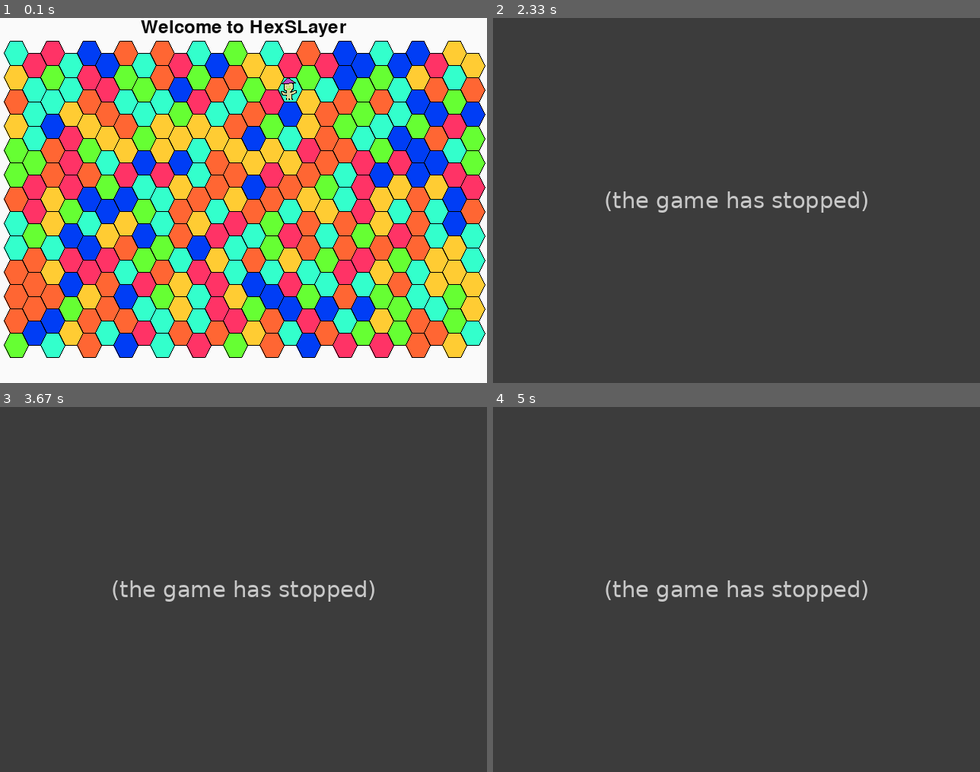
Above: before the commit, frames 1-4 (two rows, left to right).
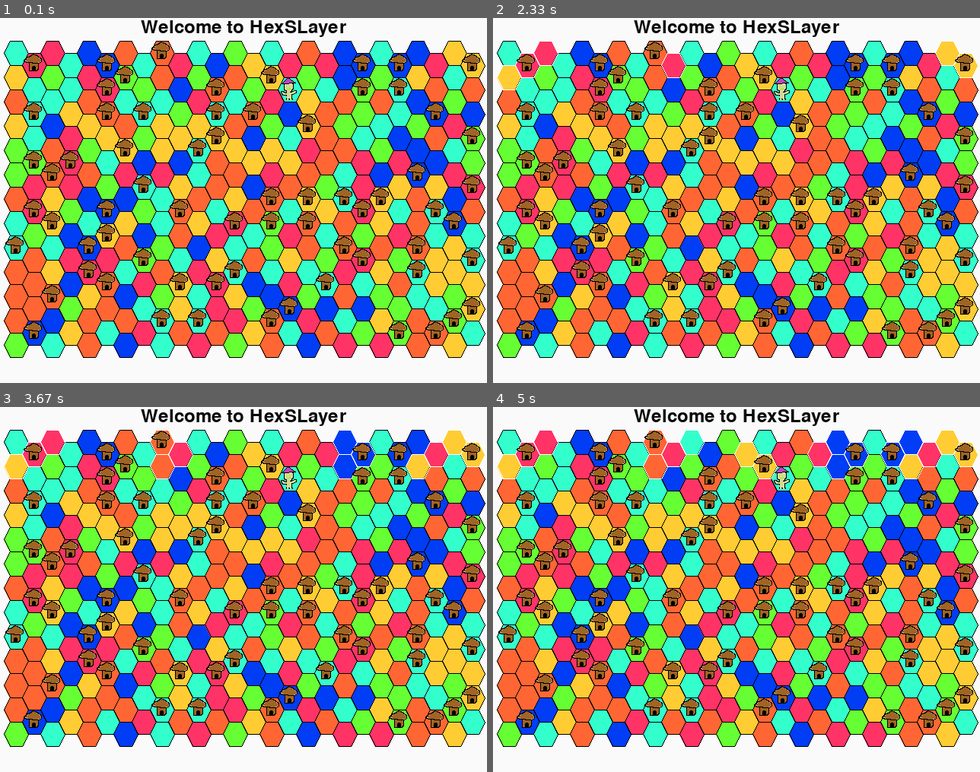
Above: after the commit, the same moments.

Repository: StephenFluin/HexSLayer
Game: pygame game, started from hexslayer.py
Same seed, same stepped clock (60 frames per second), same inputs: the game is played once before the commit and once after it. The source is Python 2; it was converted automatically to run under Python 3.
Inputs (mouse positions are in pixels of both pictures, inside the frame that each line leads up to):
- Up to frame 1 (0.1 s): no input
- Up to frame 2 (2.33 s): press the mouse at (736, 222) at 0.37 s; move the mouse to (678, 215) at 0.47 s; release the mouse at (619, 204) at 0.6 s; press the mouse at (736, 222) at 0.7 s; move the mouse to (673, 145) at 0.8 s; release the mouse at (609, 65) at 0.93 s; press the mouse at (673, 65) at 1.03 s; move the mouse to (794, 200) at 1.13 s; release the mouse at (921, 339) at 1.27 s; press the mouse at (546, 54) at 1.37 s; move the mouse to (585, 185) at 1.47 s; release the mouse at (629, 317) at 1.6 s; press the mouse at (507, 76) at 1.7 s; move the mouse to (556, 167) at 1.8 s; release the mouse at (600, 258) at 1.93 s; press the mouse at (965, 65) at 2.03 s; move the mouse to (941, 61) at 2.13 s; release the mouse at (916, 61) at 2.27 s
- Up to frame 3 (3.67 s): press the mouse at (345, 443) at 2.37 s; move the mouse to (282, 447) at 2.47 s; release the mouse at (219, 454) at 2.6 s; press the mouse at (418, 465) at 2.7 s; move the mouse to (389, 476) at 2.8 s; release the mouse at (365, 487) at 2.93 s; press the mouse at (438, 454) at 3.03 s; move the mouse to (360, 509) at 3.13 s; release the mouse at (282, 567) at 3.27 s; press the mouse at (160, 443) at 3.37 s; move the mouse to (150, 523) at 3.47 s; release the mouse at (141, 604) at 3.6 s
- Up to frame 4 (5 s): press the mouse at (892, 454) at 3.7 s; move the mouse to (829, 469) at 3.8 s; release the mouse at (760, 487) at 3.93 s; press the mouse at (746, 454) at 4.03 s; move the mouse to (653, 538) at 4.13 s; release the mouse at (561, 626) at 4.27 s; press the mouse at (819, 454) at 4.37 s; move the mouse to (702, 516) at 4.47 s; release the mouse at (580, 582) at 4.6 s; press the mouse at (692, 443) at 4.7 s; move the mouse to (804, 567) at 4.8 s; release the mouse at (916, 695) at 4.93 s

The runs differ from the first frame. In frame 1, 7.5% of the frame differs, in the area x 1-99%, y 6-88%; in frame 2, 100%, in the area x 0-100%, y 0-100%; in frame 3, 100%; in frame 4, 100%.
Error before the commit: IndexError: list index out of range (hexslayer.py line 163); the game stopped at 2.03 s (later frames are placeholders)

Commit message:
Added villages and village resolution.

Diff:
--- a/hexslayer.py
+++ b/hexslayer.py
@@ -19,13 +19,17 @@
 background = background.convert()
 background.fill((250, 250, 250))
 
+renders = []
+
 selected = None
+
+
 class Pawn(pygame.sprite.Sprite):
 	def __init__(self,gameMap,x,y):
 		self.gameMap = gameMap
 		pygame.sprite.Sprite.__init__(self)
 		self.x,self.y = convertGridPosition(self.gameMap,x,y)
-		self.image = pygame.image.load("wizard.png");
+		self.image = pygame.image.load("wizard.png")
 		self.startTile = None
 	def setPos(self,x,y):
 		self.x,self.y = convertGridPosition(self.gameMap,x,y)
@@ -33,13 +37,20 @@
 		self.gameMap.getTile((x,y)).pawn = self
 		self.gameMap.getTile((x,y)).draw()
 	def attack(self,x,y):
-		print "Testing if we can attack this tile"
-		print "Returning the pawn to " , self.startTile.xloc,"X",self.startTile.yloc
+		#print "Testing if we can attack this tile"
+		#print "Returning the pawn to " , self.startTile.xloc,"X",self.startTile.yloc
 		tiles = self.gameMap.getTileSet((self.startTile.xloc,self.startTile.yloc))
 		for tile in tiles:
 			if(tile.isAdjacent((x,y))):
 				#The attacked tile is adjacent to a tile in our starting set
+				if self.gameMap.getTile((x,y)).village:
+					if (self.gameMap.getTile((x,y)).player != self.startTile.player):
+						renders.remove(self.gameMap.getTile((x,y)).village)
+						self.gameMap.getTile((x,y)).village = None
+					else:
+						return False
 				self.gameMap.getTile((x,y)).setPlayer(self.startTile.player)
+				self.gameMap.cleanUpGame()
 				return True
 		return False
 
@@ -48,6 +59,14 @@
 	def __init__(self,gameMap,xloc,yloc):
 		Pawn.__init__(self,gameMap,xloc,yloc)
 
+class Village(pygame.sprite.Sprite):
+	def __init__(self,gameMap,xloc,yloc):
+		pygame.sprite.Sprite.__init__(self)
+		self.x,self.y = convertGridPosition(gameMap,xloc,yloc)
+		self.xloc = xloc
+		self.yloc = yloc
+		self.image = pygame.image.load("village.png")
+		renders.append(self)
 
 
 class Tile(pygame.sprite.Sprite):
@@ -61,6 +80,8 @@
 		self.rect = self.draw()
 		self.selected = False
 		self.pawn = None
+		self.village = None
+		self.gameMap = gameMap
 
 
 	def setPlayer(self,player):
@@ -100,7 +121,7 @@
 		for dir in range(6):
 			target = self.getAdjacent(dir)
 			if(target == point):
-				print "Target was adjacent to this square"
+				#print "Target was adjacent to this square"
 				return True
 		return False
 
@@ -143,22 +164,26 @@
 			retval = clickedTile.pawn
 
 		selectedSet = self.getTileSet((x,y))
+		shouldDeselect = clickedTile.selected
 		if not retval:
 			for tile in selectedSet:
-				if(tile.selected == 0):
+				if(shouldDeselect):
+					tile.deselect()
+					print "Deselecting tile"
+				else:
 					tile.select()
-				else:
-					tile.deselect()
+					print "Selecting tile"
 
 		return retval
 
 	def hexDropped(self,carry,x,y):
 		clickedTile = self.tiles[y][x]
 		carry.setPos(x,y)
-		print "Set the position of the carry to ",x,"X",y
+		#print "Set the position of the carry to ",x,"X",y
 
 	def getTile(self,point):
-		if point[1] < 0 or point[1] >= self.height or point[0] < 0 or point[0] > self.width:
+		#print "Looking for",point
+		if point[1] < 0 or point[1] >= self.height or point[0] < 0 or point[0] >= self.width:
 			return None
 		return self.tiles[point[1]][point[0]]
 
@@ -185,6 +210,32 @@
 		#print "Our search found: ",found
 		return found
 
+	# Adds, splits villages
+	# @TODO, clean up this method, it is super redudant (checks each set once for each tile in the set)
+	def cleanUpGame(self):
+		for row in self.tiles:
+			for tile in row:
+				realm = self.getTileSet(tile.getPoint())
+				villagecount = 0
+				villages = []
+				# Count villages
+				for spot in realm:
+					if(spot.village):
+						villagecount += 1
+						villages.append(spot)
+						#print "found village at ",spot.getPoint()
+
+				#print "Found ",villagecount,"villages in this realm of ",len(realm),", ",len(villages)," of which were villages"
+				#Add a village if none found
+				if villagecount == 0 and len(realm) > 1:
+					dest =realm[random.randrange(len(realm))]
+					dest.village = Village(dest.gameMap,dest.xloc,dest.yloc)
+				while len(villages) > 1 or ( len(villages) > 0 and len(realm) < 2):
+					dest = villages.pop(random.randrange(len(villages)))
+					renders.remove(dest.village)
+					dest.village = None
+
+
 
 
 def getHexAt(x,y):
@@ -213,9 +264,9 @@
 	allsprites = pygame.sprite.RenderPlain(())
 
 
-	pawns = []
-	pawns.append(gameMap.tiles[3][7].addPawn(Villager(gameMap,7,3)))
-
+
+	renders.append(gameMap.tiles[3][7].addPawn(Villager(gameMap,7,3)))
+	gameMap.cleanUpGame()
 
 	while True:
 		clock.tick(60)
@@ -237,7 +288,7 @@
 									mouseCarrying = gameMap.hexClicked(tile.xloc,tile.yloc)
 									if mouseCarrying:
 										mouseCarrying.startTile = tile
-										print "I have set the startTile of the carry."
+										#print "I have set the startTile of the carry."
 									break
 				elif event.type == MOUSEBUTTONUP:
 					if mouseCarrying:
@@ -260,7 +311,7 @@
 
 		#Draw Everything
 		screen.blit(background, (0, 0))
-		for pawn in pawns:
+		for pawn in renders:
 			screen.blit(pawn.image,(pawn.x,pawn.y))
 		allsprites.draw(screen)
 		pygame.display.flip()
Binary file added: village.png
